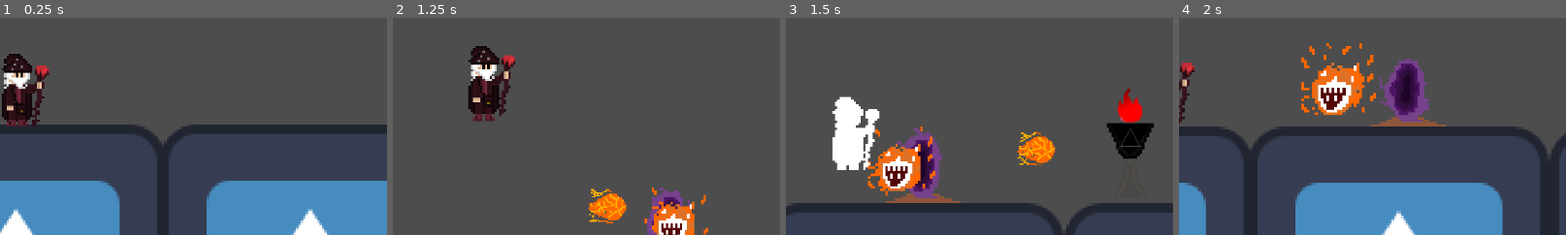
Above: before the commit, frames 1-4 (left to right).
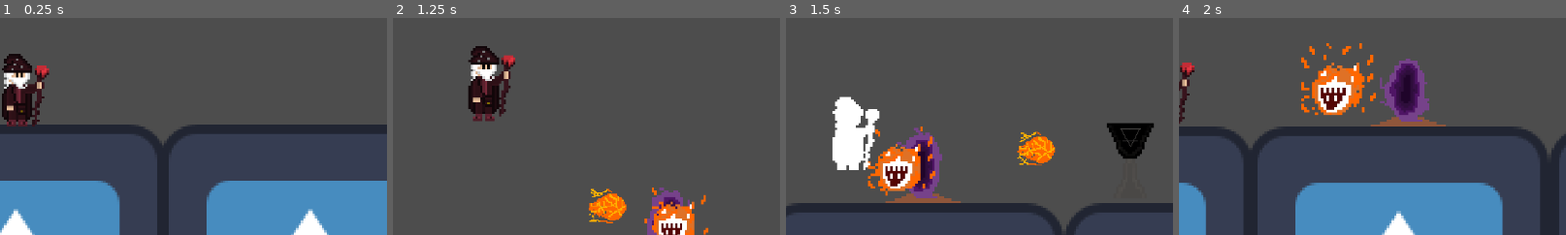
Above: after the commit, the same moments.

Repository: zSelimReborn/Project-Unitum
Game: Godot game, scene res://scenes/debug.tscn
Same seed, same stepped clock (60 frames per second), same inputs: the game is played once before the commit and once after it. The engine's default icon, where the game draws it, is replaced by a stand-in: a white triangle on a blue panel in a dark square.
Inputs (mouse positions are % of the whole screen's width and height, from its top left):
- Up to frame 1 (0.25 s): no input
- Up to frame 2 (1.25 s): move the mouse to (72, 45) at 0.52 s; press the mouse at (72, 45) at 0.53 s; hold D (move_right) from 0.53 s (still down); tap Space (jump) at 0.77 s
- Up to frame 3 (1.5 s): keep holding D (move_right); move the mouse to (30, 55) at 1.27 s; release the mouse at (30, 55) at 1.28 s; tap 1 (change_element) at 1.35 s
- Up to frame 4 (2 s): keep holding D (move_right); tap Space (jump) at 1.52 s; click (30, 55) at 1.55 s
The pictures show only the part of the screen within x 47-97%, y 42-92%; the shares and areas given below are measured in that part.

Frames 1-2 are identical in both runs. In frame 3, 0.8% of the frame differs, in the area x 85-93%, y 32-60%; in frame 4, nothing differs.
Error before the commit: Parse Error: Cannot find member "ElementStrings" in base "Types". (res://scripts/gameplay/puzzle/cauldron.gd:41)

Commit message:
Greyscale during shadow phases

Diff:
--- /dev/null
+++ b/assets/shaders/greyscale.gdshader
@@ -0,0 +1,13 @@
+shader_type canvas_item;
+
+uniform sampler2D SCREEN_TEXTURE : hint_screen_texture, filter_linear_mipmap;
+uniform bool enabled = false;
+
+void fragment() {
+	if (enabled) {
+		COLOR = texture(SCREEN_TEXTURE, SCREEN_UV);
+		float avg = (COLOR.r + COLOR.g + COLOR.b) / 3.0;
+    	COLOR.rgb = vec3(avg);
+	}
+
+}
--- a/blueprints/gameplay/puzzles/cauldron.tscn
+++ b/blueprints/gameplay/puzzles/cauldron.tscn
@@ -66,8 +66,8 @@
 position = Vector2(0, -24)
 scale = Vector2(0.35, 0.35)
 sprite_frames = SubResource("SpriteFrames_bcrsv")
-animation = &"fire"
-autoplay = "fire"
+animation = &"empty"
+autoplay = "empty"
 
 [node name="ElementSprite" type="Sprite2D" parent="."]
 position = Vector2(0, -26)
--- a/scenes/debug.tscn
+++ b/scenes/debug.tscn
@@ -1,5 +1,6 @@
-[gd_scene load_steps=10 format=3 uid="uid://b75o8vpamtdpb"]
-
+[gd_scene load_steps=12 format=3 uid="uid://b75o8vpamtdpb"]
+
+[ext_resource type="Shader" path="res://assets/shaders/greyscale.gdshader" id="1_q7ugf"]
 [ext_resource type="PackedScene" uid="uid://dac3xdxvmds7h" path="res://blueprints/characters/player.tscn" id="1_qle6k"]
 [ext_resource type="PackedScene" uid="uid://br08n31udov33" path="res://blueprints/gameplay/sample_platform.tscn" id="2_bm1i2"]
 [ext_resource type="PackedScene" uid="uid://ym1qxgmtsj32" path="res://blueprints/gameplay/interactables/health_potion.tscn" id="3_jhxdv"]
@@ -10,10 +11,16 @@
 [ext_resource type="PackedScene" uid="uid://dd60doqqhf8hf" path="res://blueprints/gameplay/puzzles/door.tscn" id="9_7swxy"]
 [ext_resource type="PackedScene" uid="uid://bgrldxlq6x0ob" path="res://blueprints/gameplay/enemies/fire_enemy.tscn" id="11_u0shf"]
 
+[sub_resource type="ShaderMaterial" id="ShaderMaterial_vueyv"]
+resource_local_to_scene = true
+shader = ExtResource("1_q7ugf")
+shader_parameter/enabled = false
+
 [node name="DebugMap" type="Node2D"]
 
-[node name="Player" parent="." instance=ExtResource("1_qle6k")]
+[node name="Player" parent="." node_paths=PackedStringArray("greyscale_rect") instance=ExtResource("1_qle6k")]
 position = Vector2(0, 51)
+greyscale_rect = NodePath("../GreyScaleLayer/GreyScaleRect")
 hit_flash_duration = 0.2
 
 [node name="Entrance" type="Node2D" parent="."]
@@ -192,3 +199,15 @@
 [node name="DoorRoom" parent="RoomGameplay" node_paths=PackedStringArray("spawn_point") instance=ExtResource("9_7swxy")]
 position = Vector2(0, 1016)
 spawn_point = NodePath("../../EntranceGameplay/DoorEntrance")
+
+[node name="GreyScaleLayer" type="CanvasLayer" parent="."]
+follow_viewport_enabled = true
+
+[node name="GreyScaleRect" type="ColorRect" parent="GreyScaleLayer"]
+material = SubResource("ShaderMaterial_vueyv")
+offset_left = -706.0
+offset_top = -501.0
+offset_right = -666.0
+offset_bottom = -461.0
+scale = Vector2(35.9973, 48.3481)
+color = Color(1, 1, 1, 0)
--- a/scripts/gameplay/puzzle/cauldron.gd
+++ b/scripts/gameplay/puzzle/cauldron.gd
@@ -38,5 +38,5 @@
 func enable_lit_cauldron():
 	if not lit_cauldron:
 		return
-	var element_string = Types.ElementStrings[element]
+	var element_string = Types.ElementString[element]
 	lit_cauldron.play(element_string)
--- a/scripts/player.gd
+++ b/scripts/player.gd
@@ -17,6 +17,7 @@
 @export var air_ball_class : PackedScene
 @export var fire_rate : float = 0.5
 @export var main_group : String = "player"
+@export var greyscale_rect : ColorRect
 
 #Variables
 var current_element : Types.Elements = Types.Elements.FIRE
@@ -106,6 +107,7 @@
 	up_direction.y = -up_direction.y
 	select_marker(sprite.flip_h)
 	update_shader_flag("shadow", is_shadow())
+	update_greyscale()
 
 func _ready():
 	add_to_group(main_group)
@@ -148,3 +150,8 @@
 func die():
 	super()
 	get_tree().reload_current_scene()
+
+func update_greyscale():
+	if not greyscale_rect:
+		return
+	greyscale_rect.material.set_shader_parameter("enabled", is_shadow())
